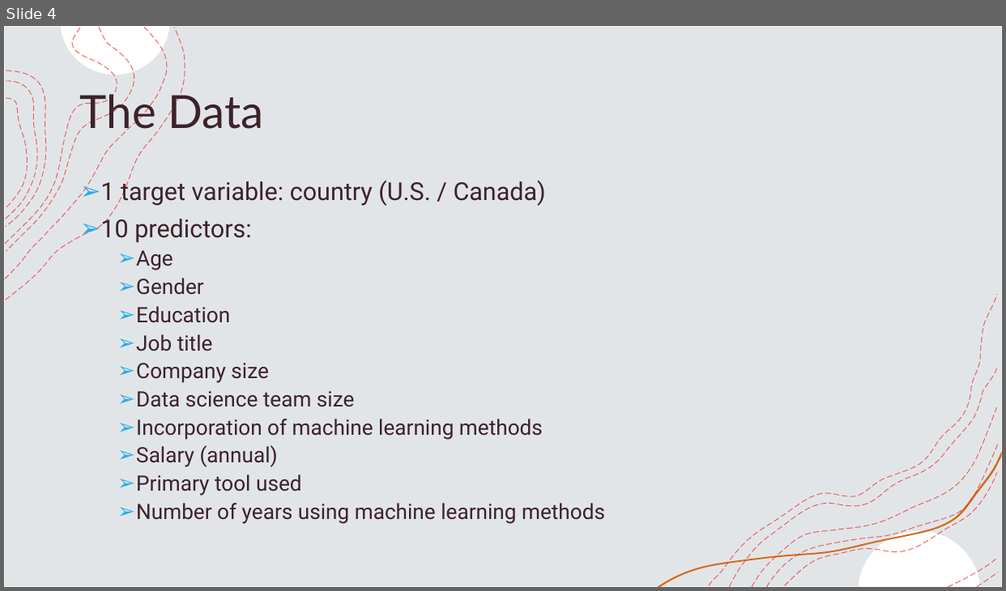
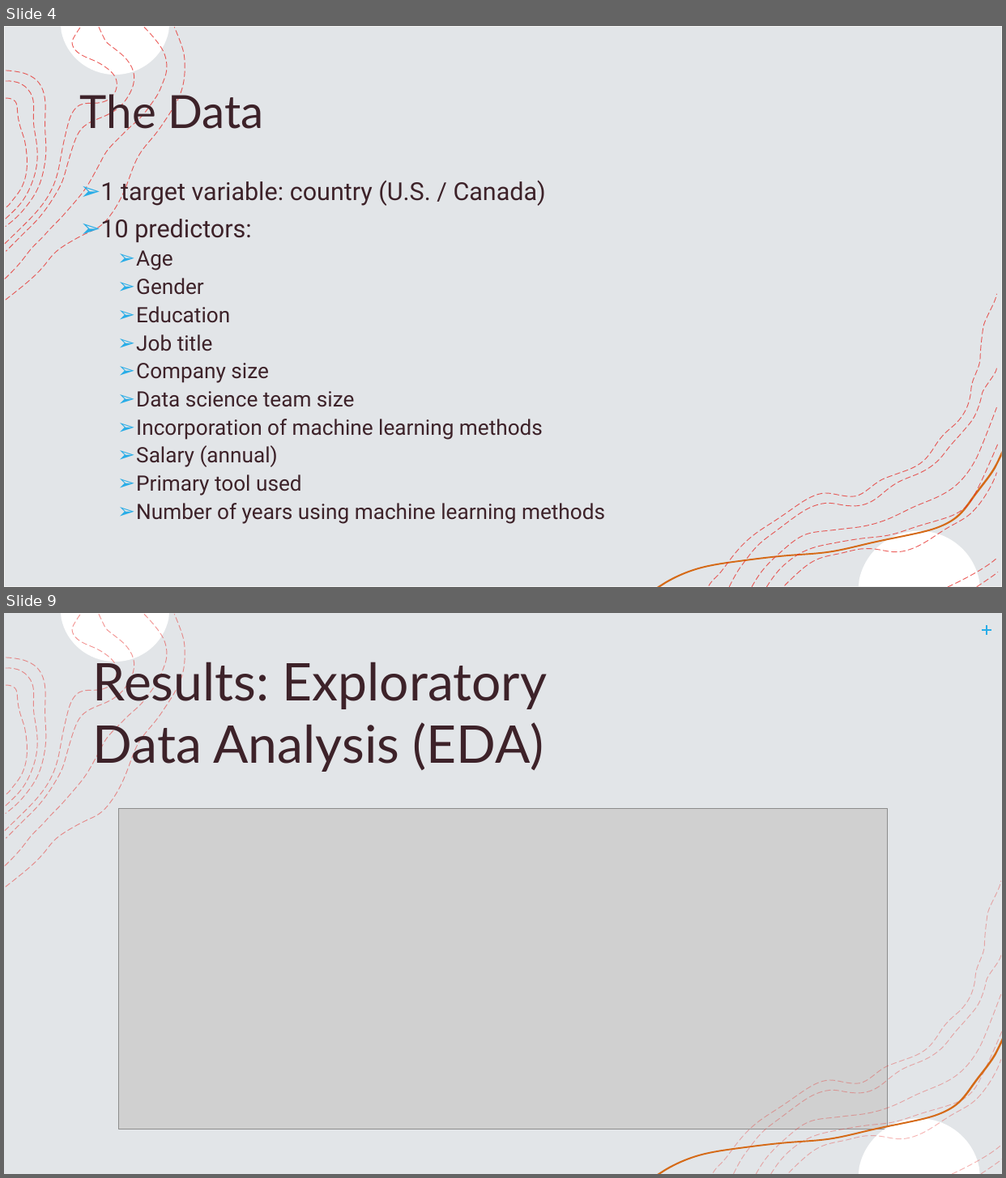
Before and after one commit to pierreolivierbonin/Coursera_Capstone, a slide deck: Presentation (final).pptx. Shown one above the other, each under a label of ours: slide 4 before the commit, slides 4 and 9 after it; the slides between them are not shown. The pictures are 1006x591 and 1006x1178 pixels, drawn with LibreOffice and Linux fonts; fonts in the diff are those of the drawing; grey boxes stand for pictures. Boxes give left, top, right and bottom in pixels: in the first picture for what was removed or moved away, otherwise in the second. Text is boxed around its words. In the diff, an @@ line names an element or a change of style, - is before the commit and + after.

```diff
--- a/Presentation (final).pptx
+++ b/Presentation (final).pptx
@@ slide 9 added at (x1=4, y1=613, x2=1002, y2=1174), background #FFFFFF; not listed: 8 template elements that a slide beside it also shows @@
@@ rectangle added at (x1=4, y1=613, x2=1002, y2=1174), fill #FFFFFF, outline #F2F2F2 1 pt @@
@@ rectangle added at (x1=4, y1=613, x2=1002, y2=1174), fill #E2E5E8 @@
@@ freeform shape added at (x1=5, y1=615, x2=167, y2=866), outline #E72D29 0.75 pt dashed @@
@@ freeform shape added at (x1=5, y1=615, x2=117, y2=831), outline #E72D29 0.75 pt dashed @@
@@ line added from (982, 630) to (991, 630), #29ADE7 1 pt @@
@@ line added from (987, 625) to (987, 635), #29ADE7 1 pt @@
@@ title added at (x1=93, y1=655, x2=547, y2=773), 50 pt, text #3D2229 @@
+Results: Exploratory Data Analysis (EDA)
@@ freeform shape added at (x1=5, y1=668, x2=37, y2=807), outline #E72D29 0.75 pt dashed @@
@@ group added at (x1=5, y1=613, x2=185, y2=887): 8 freeform shapes @@
@@ picture added at (x1=118, y1=808, x2=888, y2=1130) @@
@@ group added at (x1=730, y1=956, x2=998, y2=1174): 5 freeform shapes @@
@@ freeform shape added at (x1=657, y1=1038, x2=1002, y2=1174), fill #D56A17 @@
@@ group added at (x1=658, y1=881, x2=1002, y2=1174): 9 freeform shapes @@
@@ freeform shape added at (x1=859, y1=1118, x2=980, y2=1174), fill #FFFFFF @@
```
Also in this commit, not shown: 9 slides changed, 9 other slides added, 1 slide removed, 7 other files.
